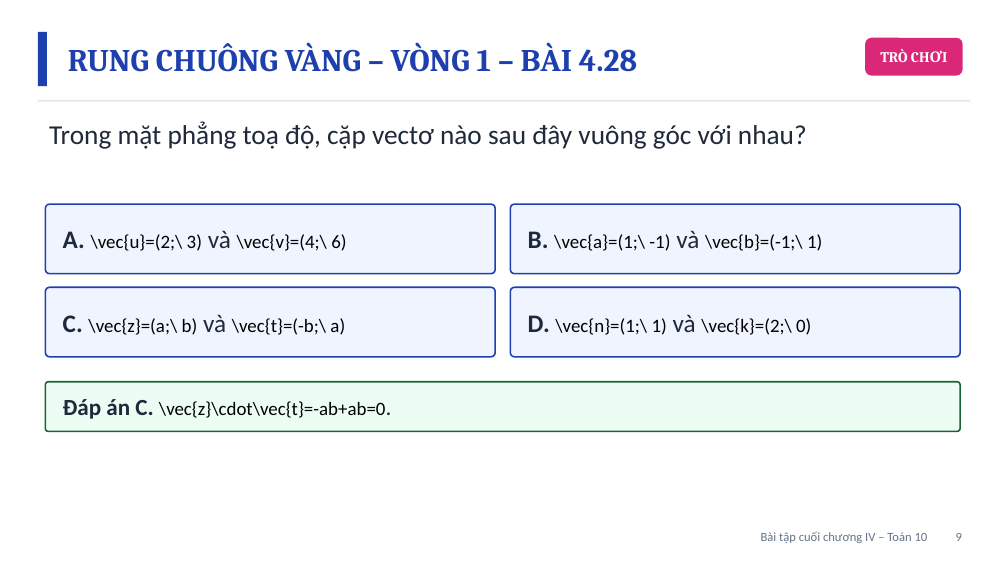
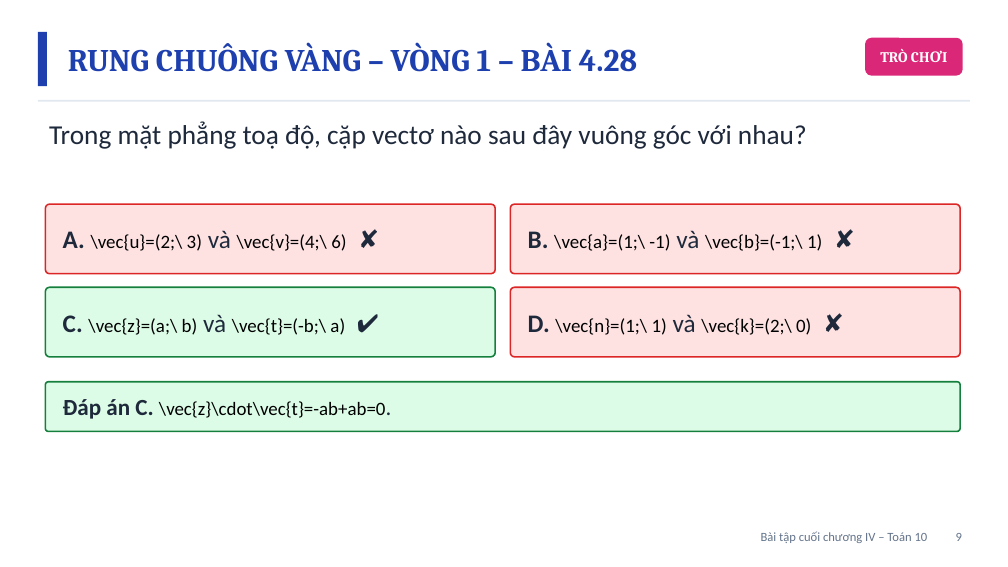
Before and after one commit to Trangtu66/Taode_thi_online, a slide deck: slide 9 of mon/toan/slide/lop10/BaiGiangDienTu_TOAN10_BaiTapCuoiChuong4_T38.pptx. Drawn at 1008x567 pixels with LibreOffice and Linux fonts; fonts in the diff are those of the drawing. Boxes give left, top, right and bottom in pixels: in the first picture for what was removed or moved away, otherwise in the second. Text is boxed around its words. In the diff, an @@ line names an element or a change of style, - is before the commit and + after.

```diff
--- a/mon/toan/slide/lop10/BaiGiangDienTu_TOAN10_BaiTapCuoiChuong4_T38.pptx
+++ b/mon/toan/slide/lop10/BaiGiangDienTu_TOAN10_BaiTapCuoiChuong4_T38.pptx
@@ rounded rectangle: place and size @@
-rounded rectangle at <box>510,287,960,357</box>
+rounded rectangle at <box>510,204,960,274</box>
@@ text at <box>63,230,346,251</box>: text changed @@
-A. \vec{u}=(2;\ 3) và \vec{v}=(4;\ 6)
+A. \vec{u}=(2;\ 3) và \vec{v}=(4;\ 6) ✘
@@ text at <box>528,230,822,251</box>: text changed @@
-B. \vec{a}=(1;\ -1) và \vec{b}=(-1;\ 1)
+B. \vec{a}=(1;\ -1) và \vec{b}=(-1;\ 1) ✘
@@ rounded rectangle at <box>45,287,495,357</box>: fill #EFF4FF to #DCFCE7; outline #1E40AF 1.5 pt to #15803D 1.5 pt @@
@@ fill #EFF4FF to #FEE2E2; outline #1E40AF 1.5 pt to #DC2626 1.5 pt in 3 elements at <box>510,204,960,274</box>, <box>45,204,495,274</box>, <box>510,287,960,357</box> @@
@@ rounded rectangle: place and size @@
-rounded rectangle at <box>510,204,960,274</box>
+rounded rectangle at <box>510,287,960,357</box>
@@ text at <box>63,314,345,335</box>: text changed @@
-C. \vec{z}=(a;\ b) và \vec{t}=(-b;\ a)
+C. \vec{z}=(a;\ b) và \vec{t}=(-b;\ a) ✔
@@ text at <box>528,314,811,335</box>: text changed @@
-D. \vec{n}=(1;\ 1) và \vec{k}=(2;\ 0)
+D. \vec{n}=(1;\ 1) và \vec{k}=(2;\ 0) ✘
@@ rounded rectangle at <box>45,382,960,432</box>: fill #ECFDF3 to #DCFCE7; outline #166534 1.5 pt to #15803D 1.5 pt @@
```
Also in this commit, not shown: 13 other slides changed, 37 other files.
